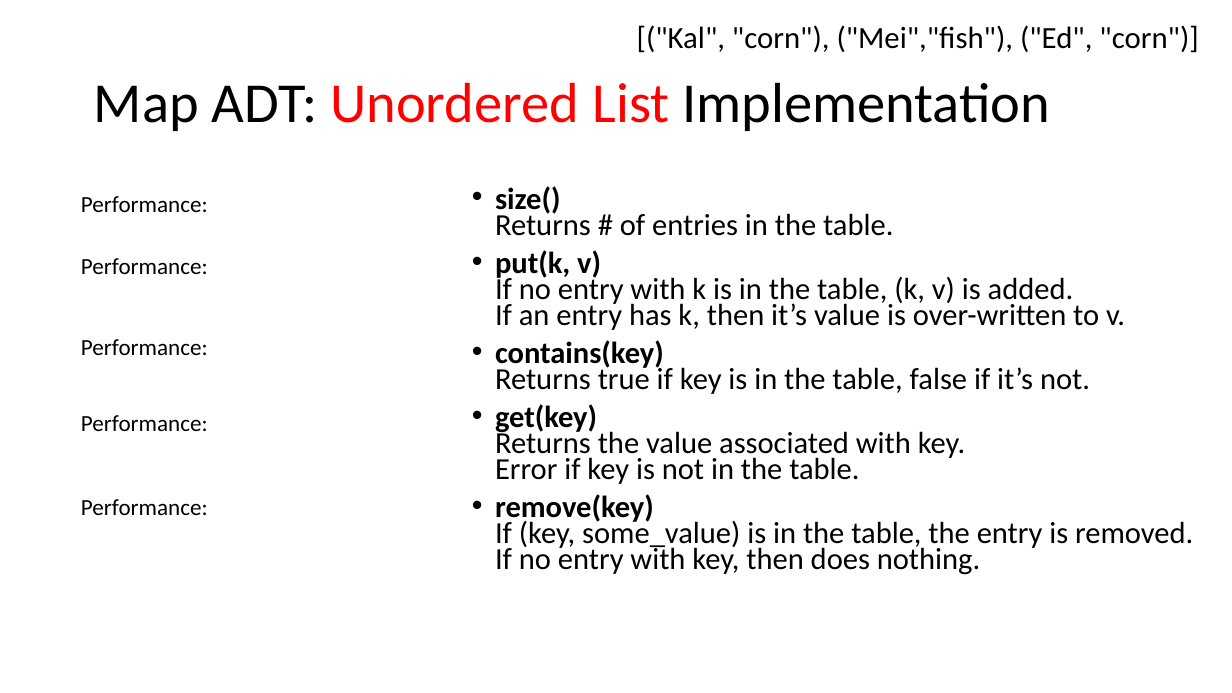
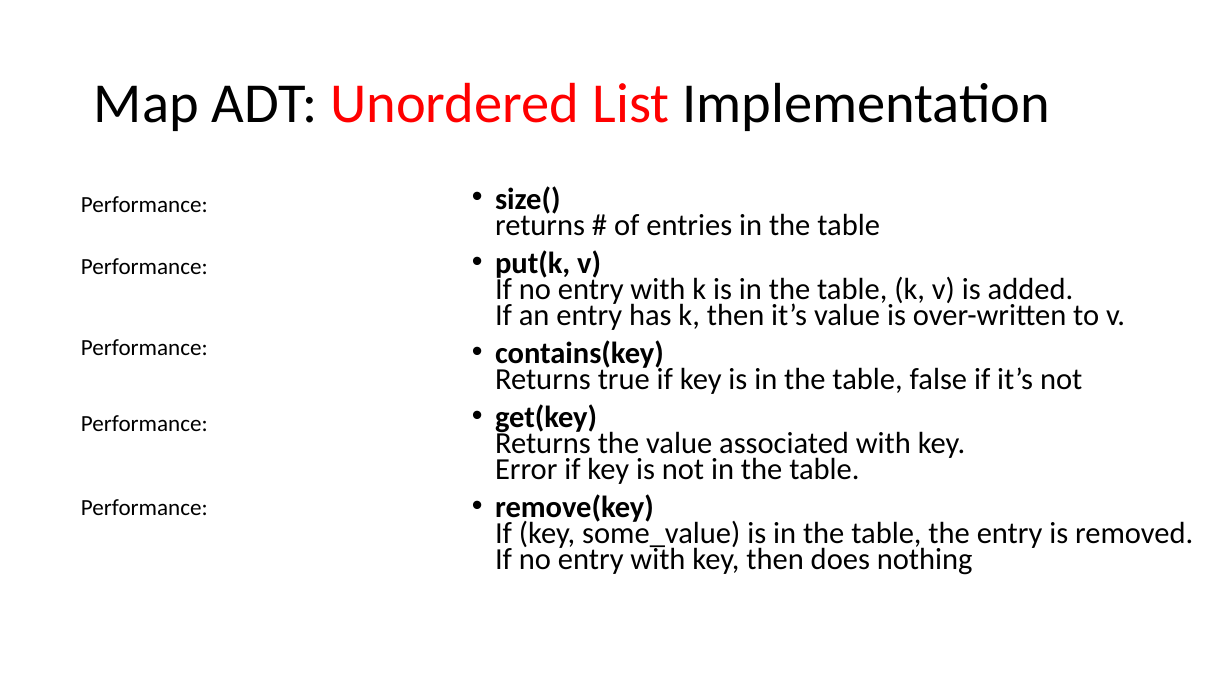
Before and after one commit to tjd1234/cmpt225fall2023, a slide deck: slide 8 of lecture_notes/week8/week8_maps_and_hashing.pptx. Drawn at 1232x693 pixels with LibreOffice and Linux fonts; fonts in the diff are those of the drawing. Boxes give left, top, right and bottom in pixels: in the first picture for what was removed or moved away, otherwise in the second. Text is boxed around its words. In the diff, an @@ line names an element or a change of style, - is before the commit and + after.

```diff
--- a/lecture_notes/week8/week8_maps_and_hashing.pptx
+++ b/lecture_notes/week8/week8_maps_and_hashing.pptx
@@ text removed at bbox=[637, 25, 1198, 53] @@
-[("Kal", "corn"), ("Mei","fish"), ("Ed", "corn")]
@@ text at bbox=[495, 186, 880, 236]: text changed @@
-• size()
-  Returns # of entries in the table.
+• size()
+  returns # of entries in the table
@@ text at bbox=[495, 340, 1082, 394]: text changed @@
-• contains(key)
-  Returns true if key is in the table, false if it’s not.
+• contains(key)
+  Returns true if key is in the table, false if it’s not
@@ text at bbox=[495, 494, 1193, 575]: text changed @@
-• remove(key)
-  If (key, some_value) is in the table, the entry is removed.
-  If no entry with key, then does nothing.
+• remove(key)
+  If (key, some_value) is in the table, the entry is removed.
+  If no entry with key, then does nothing
```
Also in this commit, not shown: 16 other slides changed, 1 other file.
